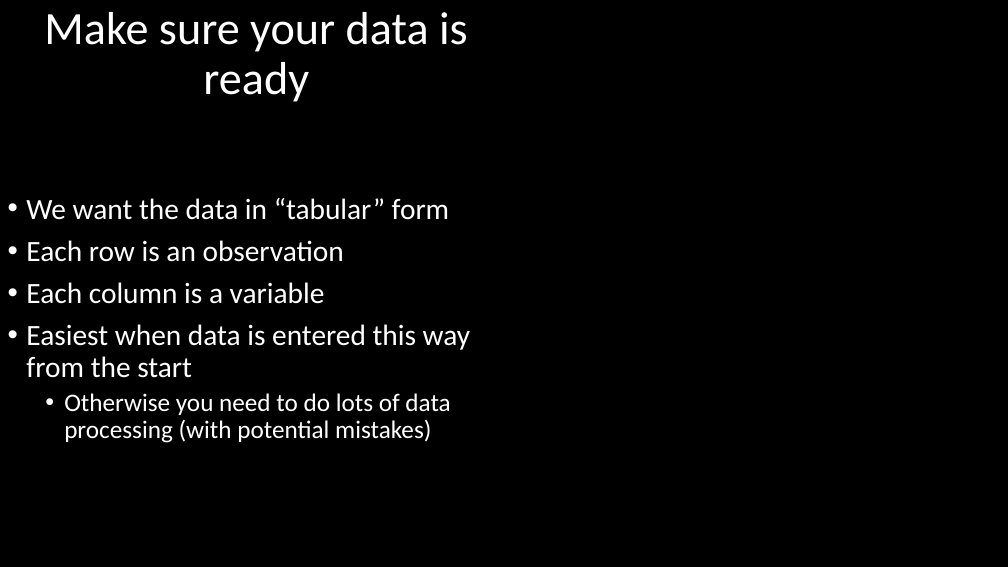
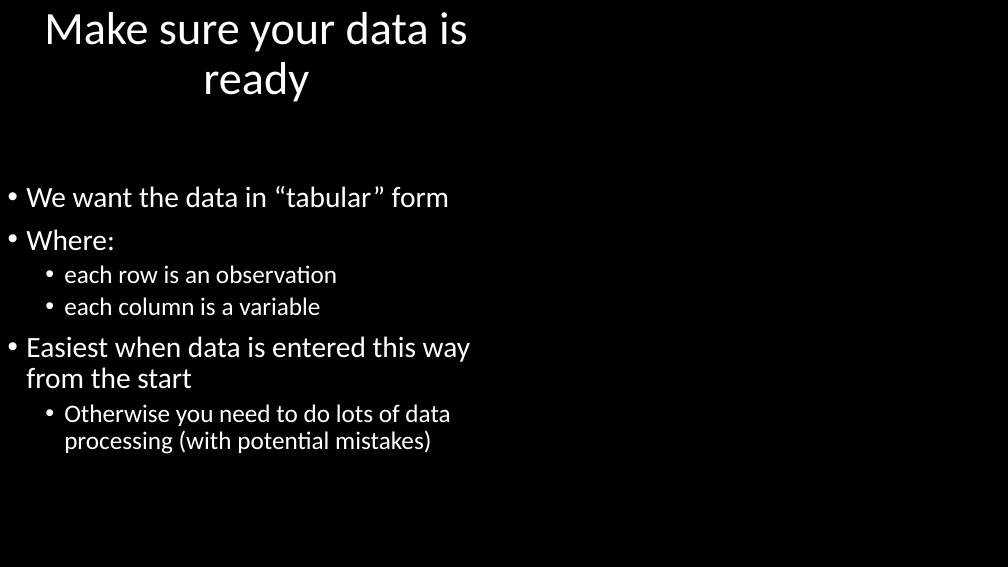
Before and after one commit to DeonRoos/stats-for-biologists, a slide deck: slide 5 of Lecture 5 - Cont LM/Slides/interpret_lm_cont.pptx. Drawn at 1008x567 pixels with LibreOffice and Linux fonts; fonts in the diff are those of the drawing. Boxes give left, top, right and bottom in pixels: in the first picture for what was removed or moved away, otherwise in the second. Text is boxed around its words. In the diff, an @@ line names an element or a change of style, - is before the commit and + after.

```diff
--- a/Lecture 5 - Cont LM/Slides/interpret_lm_cont.pptx
+++ b/Lecture 5 - Cont LM/Slides/interpret_lm_cont.pptx
@@ text at [26,229,337,316]: text changed; size 28 to 24 pt @@
-• Each row is an observation
-• Each column is a variable
+• Where:
+  • each row is an observation
+  • each column is a variable
```
Also in this commit, not shown: 4 other slides changed, 2 slides added, 2 other files.
